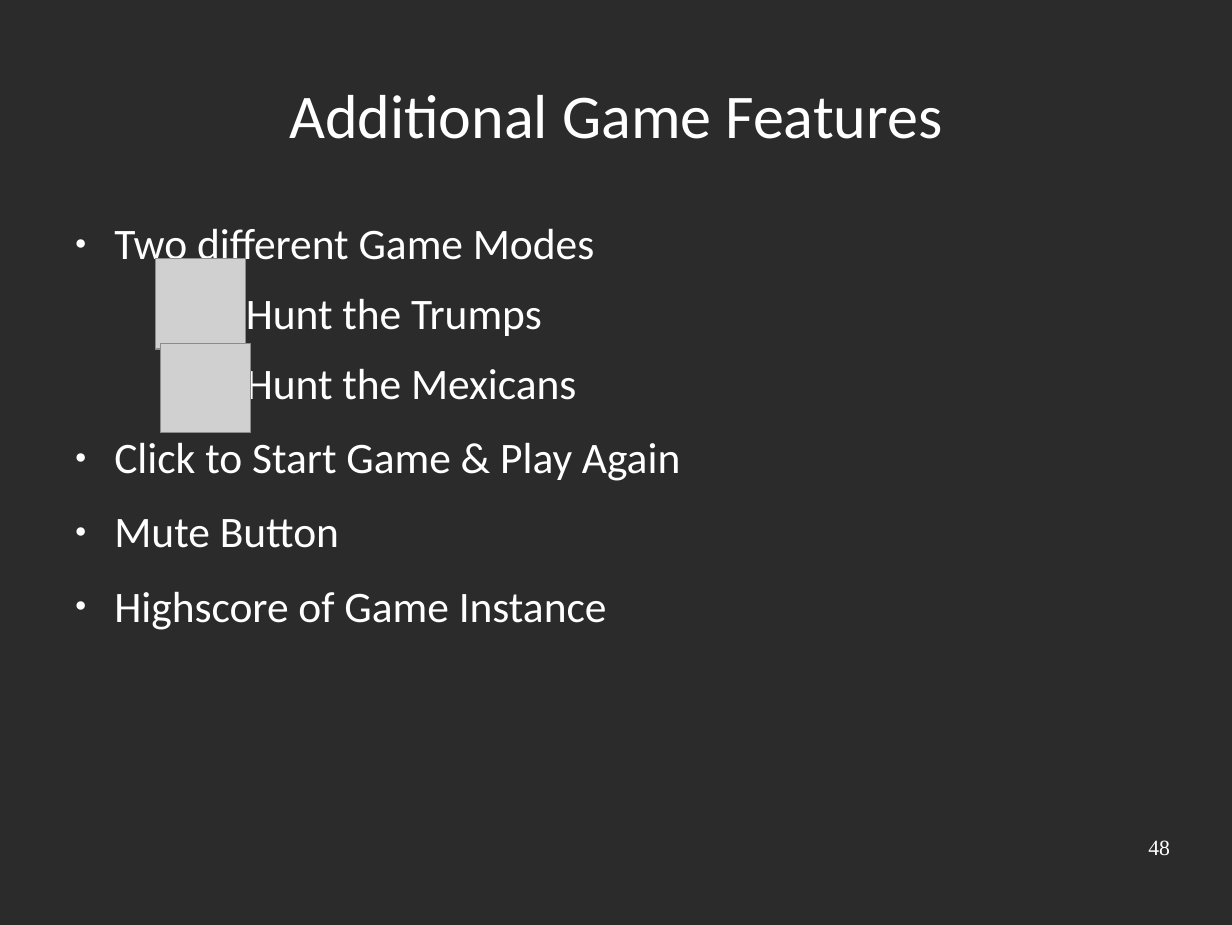
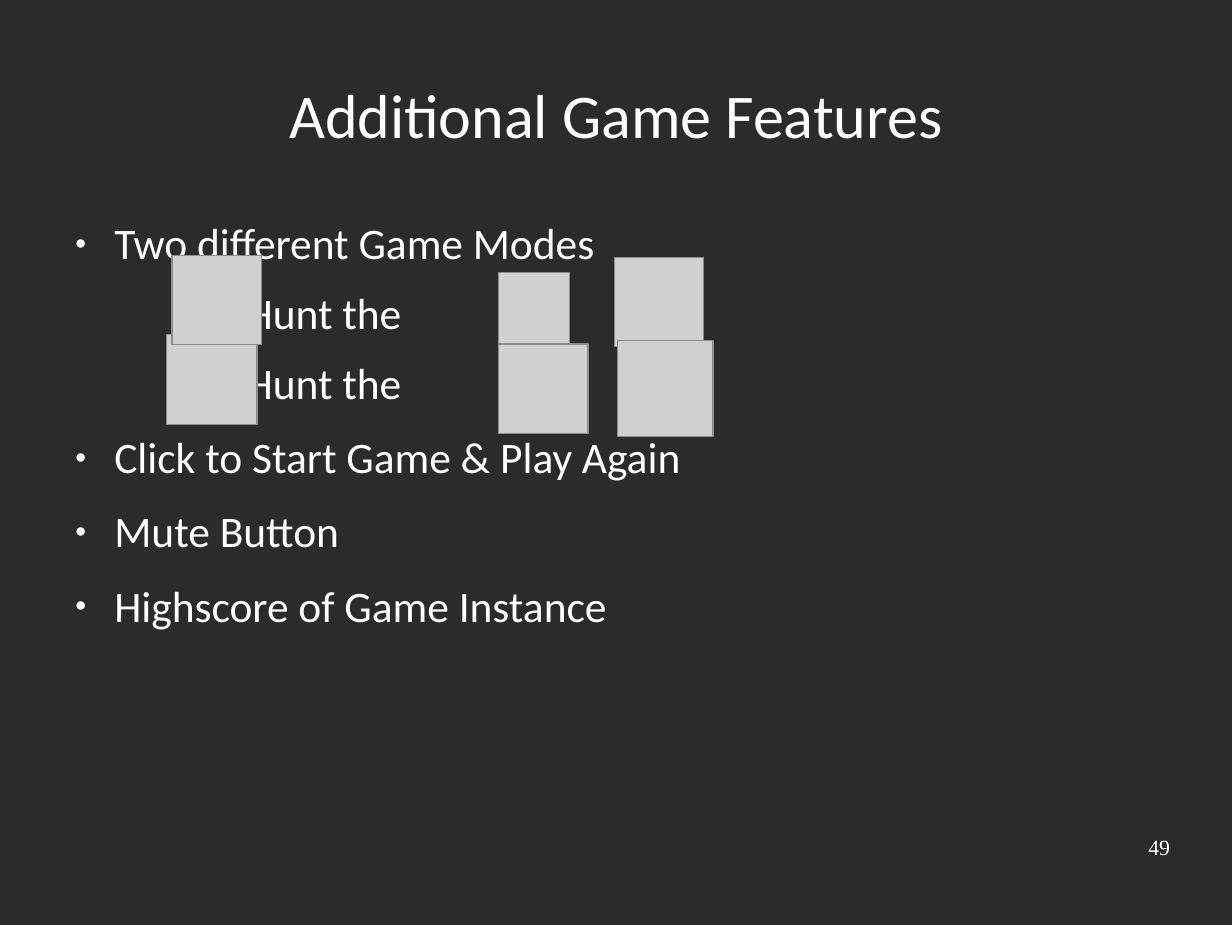
Before and after one commit to Rust-Mikrocontroller-Praktikum-2017/megamaertz, a slide deck: slide 9 of slides/slides.odp (slide 8 before the commit). Drawn at 1232x925 pixels with LibreOffice and Linux fonts; fonts in the diff are those of the drawing; grey boxes stand for pictures; background and template pictures are left out; a plain dark background stands for a picture behind light text. Boxes give left, top, right and bottom in pixels: in the first picture for what was removed or moved away, otherwise in the second. Text is boxed around its words. In the diff, an @@ line names an element or a change of style, - is before the commit and + after.

```diff
--- a/slides/slides.odp
+++ b/slides/slides.odp
@@ picture: place and size @@
-picture at <box>155,258,246,349</box>
+picture at <box>172,255,262,344</box>
@@ picture added at <box>615,257,704,347</box> @@
@@ text at <box>246,293,401,410</box>: text changed @@
-  Hunt the Trumps
-  Hunt the Mexicans
+  Hunt the
+  Hunt the
@@ picture added at <box>499,273,570,344</box> @@
@@ picture: place and size @@
-picture at <box>161,343,250,433</box>
+picture at <box>167,334,257,425</box>
@@ picture added at <box>499,344,588,434</box> @@
@@ picture added at <box>618,341,713,436</box> @@
@@ page number at <box>1148,840,1170,856</box>: text changed @@
-48
+49
```
Also in this commit, not shown: 5 other slides changed, 1 slide added, 9 other files.
